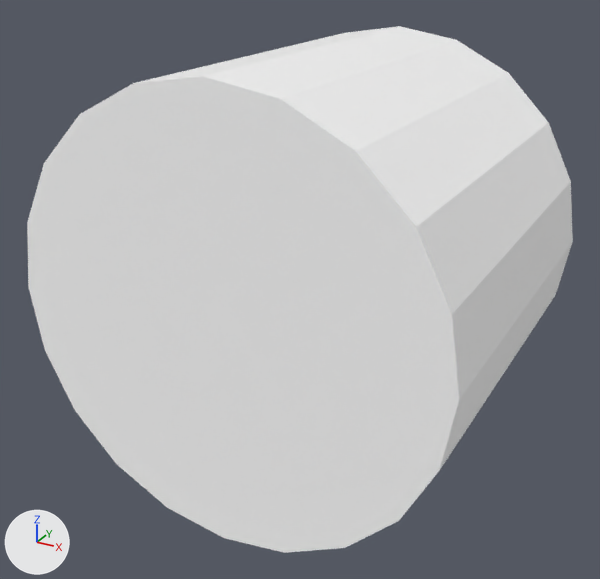
The glTF model exports/glb/Ring mounting/Ring mounting boss__n12.glb as it was, and as the next commit left it.
Before and after are seen from a 50 mm lens placed at (-1.628, 2.4428, 1.3999), pointed at (-1.7229, 2.6152, 1.3137). Every picture has the same lights, and +X, +Y and +Z are marked at lower left. The picture after the commit comes second. Where no turn or scale is listed for an object, it has been applied to the vertices.

The scene before the commit, as lines of its bpy script (objects in view):
```python
me_cylinder_103 = bpy.data.meshes.new('Cylinder.103')
me_cylinder_103.from_pydata(...)  # a 20-sided cylinder along y spanning x -0.054..0.054, y -0.0475..0.0475, z -0.054..0.054
me_cylinder_103.materials.append(mat_bronze___exposed_cast_edges)  # white #ffffff
ob_ring_mounting_boss = bpy.data.objects.new('Ring mounting boss', me_cylinder_103)
ob_ring_mounting_boss.location = (-1.72, 2.62, 1.32)
```
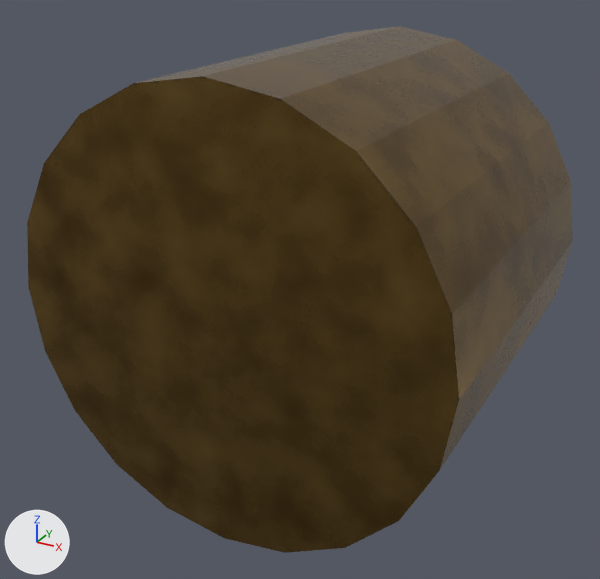
Patch to the scene script:
```diff
--- a/exports/glb/Ring mounting/Ring mounting boss__n12.glb.py
+++ b/exports/glb/Ring mounting/Ring mounting boss__n12.glb.py
@@ img_bc_g13_s0_ring_mounting_boss @@
+img_bc_g13_s0_ring_mounting_boss = load_image('BC_g13_s0_Ring mounting boss', '_unpacked/BC_g13_s0_Ring_mounting_boss', 256, 256, 'sRGB')
@@ img_orm_g13_s0_ring_mounting_boss @@
+img_orm_g13_s0_ring_mounting_boss = load_image('ORM_g13_s0_Ring mounting boss', '_unpacked/ORM_g13_s0_Ring_mounting_boss', 256, 256, 'Non-Color')
@@ mat_baked_g13_s0_ring_mounting_boss @@
+mat_baked_g13_s0_ring_mounting_boss = bpy.data.materials.new('BAKED_g13_s0_Ring mounting boss')
+# uses the picture img_bc_g13_s0_ring_mounting_boss
+# uses the picture img_orm_g13_s0_ring_mounting_boss
@@ me_cylinder_103 @@
 me_cylinder_103.from_pydata(...)  # 40 vertices, 76 faces; spans x -0.054..0.054, y -0.0475..0.0475, z -0.054..0.054
-me_cylinder_103.materials.append(mat_bronze___exposed_cast_edges)  # white #ffffff
+me_cylinder_103.materials.append(mat_baked_g13_s0_ring_mounting_boss)
```

Location of each change, [x1, y1, x2, y2] in pixels of the pictures (600 x 579 px):
'Ring mounting boss', recoloured (white to brown): [27, 26, 573, 553] in both
